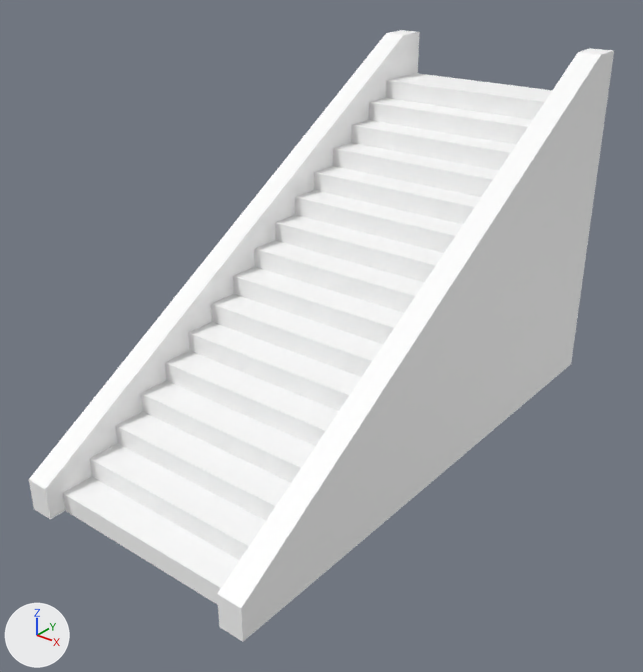
Before and after pictures for a commit that changed the glTF model assets/synty/simple_fantasy/models/SF_Bld_Stairs_01.glb.
Rendered twice from a 50 mm lens placed at (0.15, -0.272, 0.153), pointed at (0.001, -0.086, 0.037). Lighting does not change. The marker at lower left points along +X, +Y and +Z.

In view in the first picture: 'SF_Bld_Stairs'.
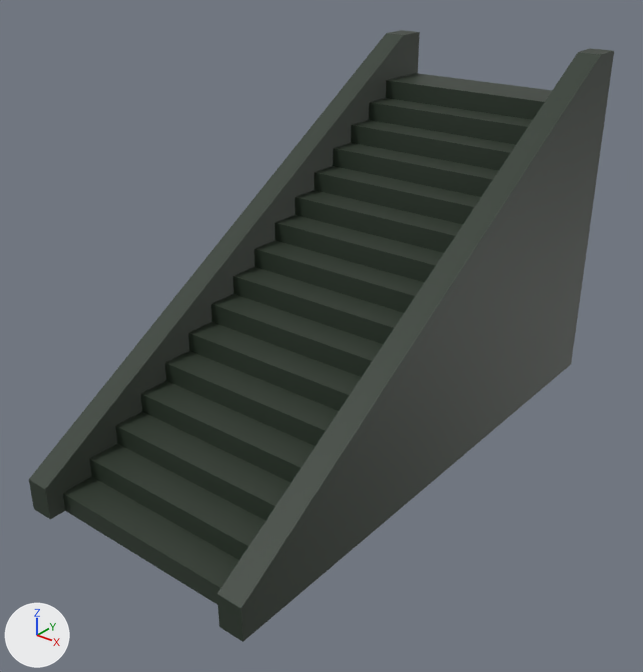
What differs and where, as boxes (x1, y1, x2, y2) in the pictures (643 x 672 px):
'SF_Bld_Stairs', surface changed (white to grey): (29, 30, 614, 642) in both

The edits, one by one:
Picture 'Undead_Footman_01' (img_undead_footman_01) is new.
In material 'lambert2' (mat_lambert2), base_color is no longer (1.0, 1.0, 1.0), white #ffffff.
In material 'lambert2' (mat_lambert2), texture is now set to img_undead_footman_01.
